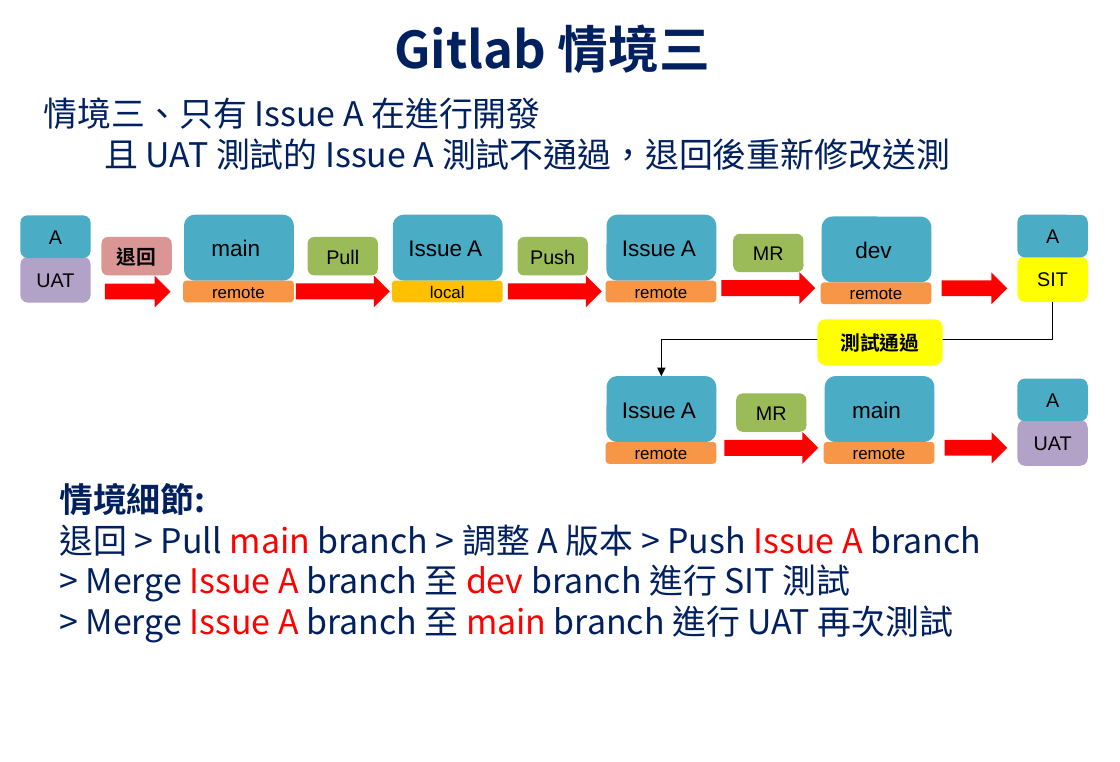
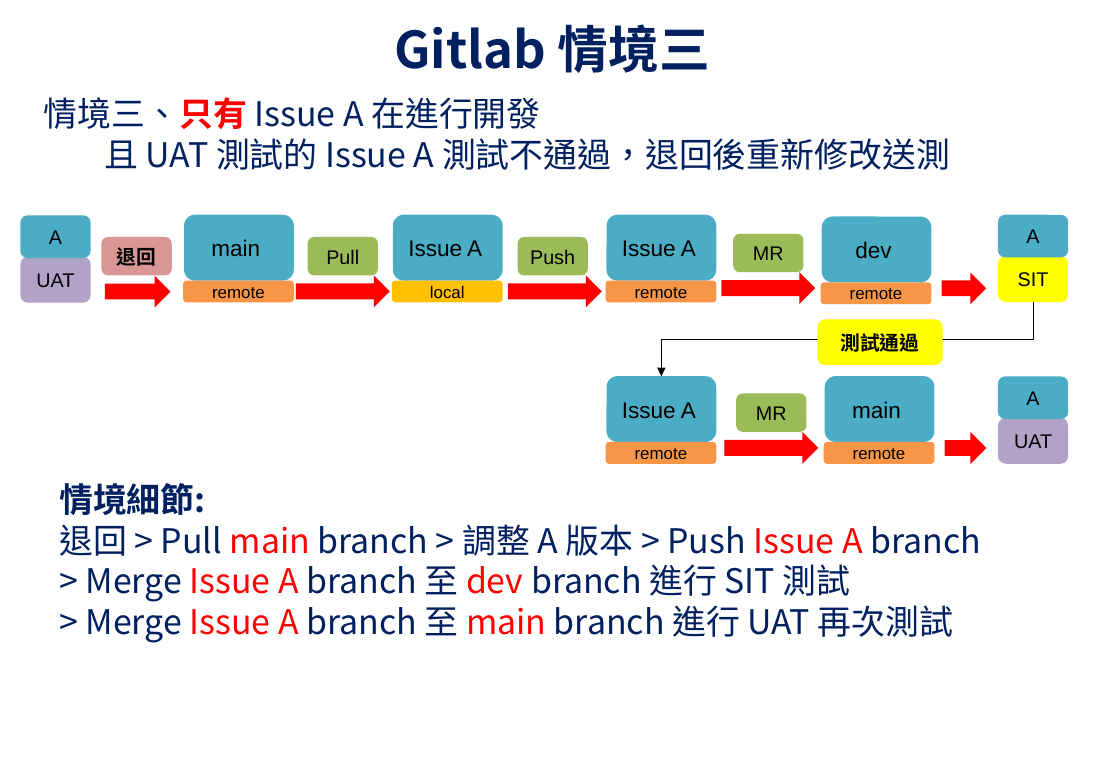
Before and after one commit to UDFWu/transfile, a slide deck: slide 4 of CICD Process.pptx. Drawn at 1120x762 pixels with LibreOffice and Linux fonts; fonts in the diff are those of the drawing; background and template pictures are left out. Boxes give left, top, right and bottom in pixels: in the first picture for what was removed or moved away, otherwise in the second. Text is boxed around its words. In the diff, an @@ line names an element or a change of style, - is before the commit and + after.

```diff
--- a/CICD Process.pptx
+++ b/CICD Process.pptx
@@ text at (x1=44, y1=97, x2=540, y2=129): text colour #002060 to #FF0000, bold on in "情境三、只有" @@
@@ right arrow resized from (x1=942, y1=272, x2=1008, y2=304) to (x1=942, y1=272, x2=987, y2=304) @@
@@ elbow arrow moved from (1053, 302) - (662, 376) to (1034, 302) - (662, 376) @@
@@ 4 rounded rectangles moved together from (x1=1018, y1=214, x2=1088, y2=465) to (x1=998, y1=214, x2=1068, y2=463) @@
@@ right arrow resized from (x1=945, y1=432, x2=1008, y2=463) to (x1=945, y1=432, x2=987, y2=463) @@
```
Also in this commit, not shown: 5 other slides changed.
